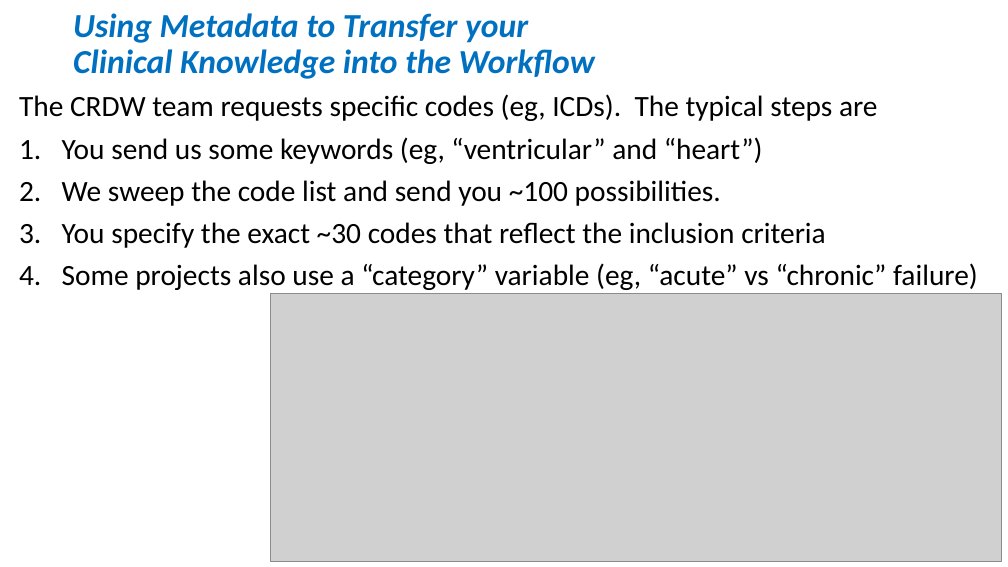
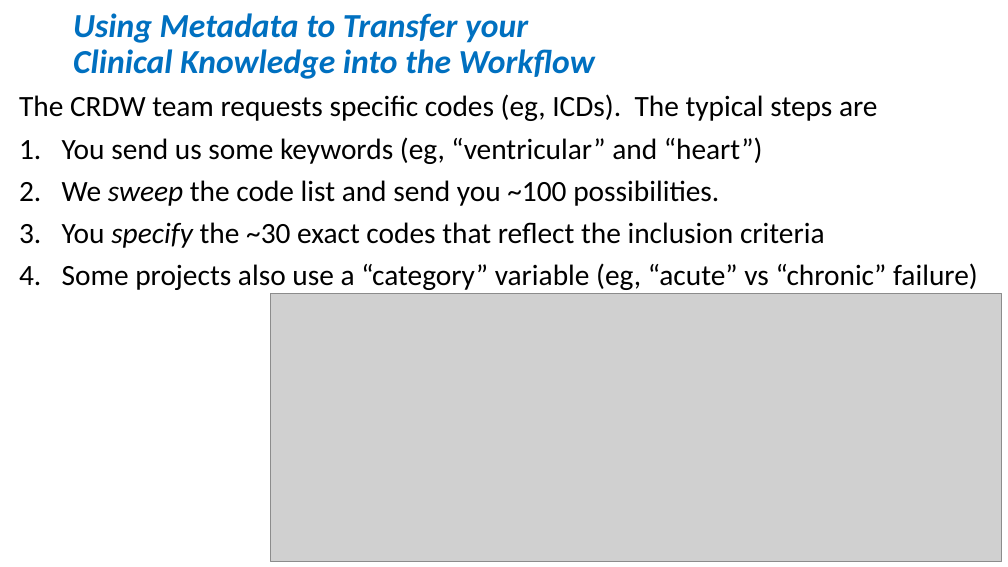
Before and after one commit to OuhscBbmc/prairie-outpost-public, a slide deck: slide 14 of publications/presentation-2024-01-peds-residents-qi/crdw-2024-01.pptx. Drawn at 1008x567 pixels with LibreOffice and Linux fonts; fonts in the diff are those of the drawing; grey boxes stand for pictures. Boxes give left, top, right and bottom in pixels: in the first picture for what was removed or moved away, otherwise in the second. Text is boxed around its words. In the diff, an @@ line names an element or a change of style, - is before the commit and + after.

```diff
--- a/publications/presentation-2024-01-peds-residents-qi/crdw-2024-01.pptx
+++ b/publications/presentation-2024-01-peds-residents-qi/crdw-2024-01.pptx
@@ text at [62, 180, 719, 206]: italic on in "sweep" @@
@@ text at [62, 222, 825, 248]: text changed @@
-3. You specify the exact ~30 codes that reflect the inclusion criteria
+3. You specify the ~30 exact codes that reflect the inclusion criteria
```
Also in this commit, not shown: 3 other slides changed.
